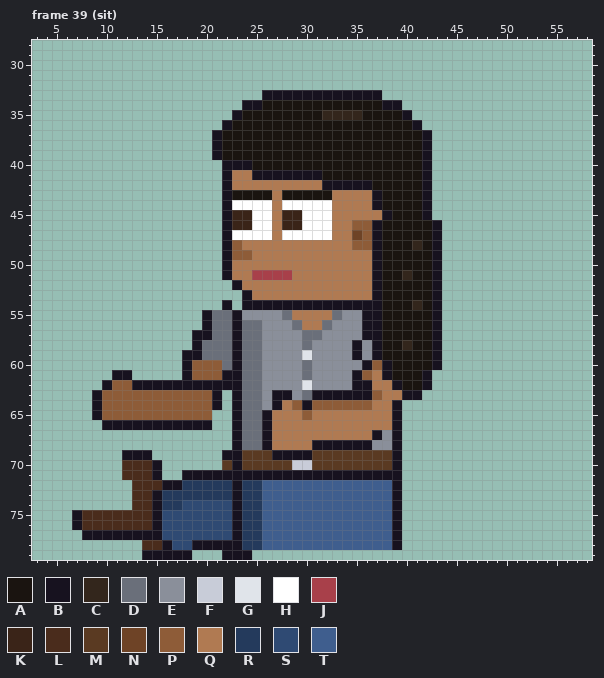
Two versions of one pixel-art file, sprites/expo/expo_priya_left_anim.aseprite. Above is the file before it was changed.
64x80 pixels, 85 frames. Colours within 5 levels of each other are drawn and written as one. Shown: frame 39 (sit): x 3..58, y 28..79. The commit also changed other frames, which this record leaves out.
Visible layers, top first: "Hair", "Face", "Watch", "Near Arm", "Collar", "Belt", "Shirt", "Body", "Back Arm", "Pants", "Shoes".
Palette (. is transparent): A #1a1410  B #17121f  C #33261c  D #6a6f7a  E #8a8f9a  F #c8ccd8  G #e0e4ea  H #ffffff  J #a8404a  K #3a2418  L #4a2c1c  M #5a3a22  N #6e4326  P #8e5c38  Q #b07a52  R #243a5c  S #2f4a73  T #3f5e8e
Pixels before, frame 39 (sit) (only the part around the change), first column x 17:
28 .......................................
29 .......................................
30 .......................................
31 .......................................
32 .......................................
33 .........BBBBBBBBBBBB..................
34 .......BBAAAAAAAAAAAABB................
35 ......BAAAAAAAACCCCAAAAB...............
36 .....BAAAAAAAAAAAAAAAAAAB..............
37 ....BAAAAAAAAAAAAAAAAAAAAB.............
38 ....BAAAAAAAAAAAAAAAAAAAAB.............
39 ....BAAAAAAAAAAAAAAAAAAAAB.............
40 .....BBBAAAAAAAAAAAAAAAAAB.............
41 .....BQQBBBBBBBAAAAAAAAAAB.............
42 .....BQQQQQQQQQBBBBBAAAAAB.............
43 .....BAAAAQAAAAAQQQQBAAAAB.............
44 .....BHHHHQHHHHHQQQQBAAAAB.............
45 .....BKKHHQKKHHHQQQQQBAAAB.............
46 .....BKKHHQKKHHHQQPPBAAAAAB............
47 .....BHHHHQHHHHHQQNPBAAAAAB............
48 .....BPQQQQQQQQQQQPPBAAACAB............
49 .....BPPQQQQQQQQQQQQBAAAAAB............
50 .....BQQQQQQQQQQQQQQBAAAAAB............
51 .....BQQJJJJQQQQQQQQBAACAAB............
52 ......BQQQQQQQQQQQQQBAAAAAB............
53 .......BQQQQQQQQQQQQBAAAAAB............
54 .....B.BBBBBBBBBBBBBBAAACAB............
55 ...BDDBEEEEDQQQQDEEBBAAAAAB............
56 ...BDDBDDEEEDQQDEEEBBAAAAAB............
57 ..BBDDBDDEEEEDDEEEEBBAAAAAB............
58 ..BDDDBDDEEEEDEEEEBEBAACAAB............
59 .BBDDDBDDEEEEGEEEEBEBAAAAAB............
60 .BPPPDBDDEEEEDEEEEEBPBAAAAB............
61 .BPPPBBDDEEEEDEEEEBPQBAAAB.............
62 BBBBBBBDDEEEEGEEEEBBQQBAAB.............
63 PPPPB.BDDEBBEDBBBBBBPQQBB..............
64 PPPPB.BDDEBQPBPPPPPPQQB................
65 PPPP..BDDBQQQPQQQQQQQQB................
66 BBBB..BDDBQQQQQQQQQQQQB................
67 ......BDDBQQQQQQQQQQBEB................
68 ......BDDBQQQQBBBBBBEEB................
69 .....BBMMMBBBBMMMMMMMMB................
70 .....MBMMMMMFFMMMMMMMMB................
71 .BBBBBBBBBBBBBBBBBBBBBB................
72 BRRRRRBRRTTTTTTTTTTTTTB................
73 RRRRRRBRRTTTTTTTTTTTTTB................
74 RSSSSSBRRTTTTTTTTTTTTTB................
75 SSSSSSBRRTTTTTTTTTTTTTB................
76 SSSSSSBRRTTTTTTTTTTTTTB................
77 SSSSSSBRRTTTTTTTTTTTTTB................
78 SSBBBBBRRTTTTTTTTTTTTTB................
79 BB...BBB...............................
The same view after the edit:
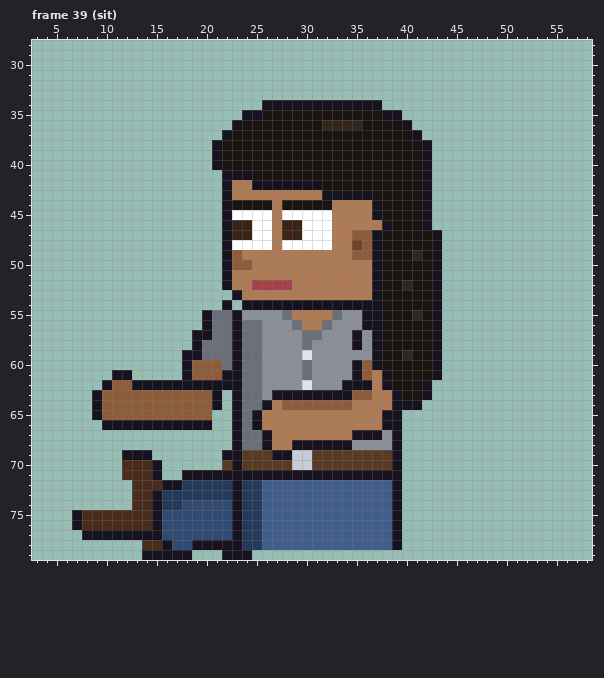
From old to new:
Frame 39 (sit):
y 33: x 26..37 BBBBBBBBBBBB -> ............
y 34: x 24..39 BBAAAAAAAAAAAABB -> ..BBBBBBBBBBBB..
y 35: x 23..25 BAA -> .BB; x 32..35 CCCC -> AAAA; x 38..40 AAB -> BB.
y 36: x 22..23 BA -> .B; x 32..35 AAAA -> CCCC; x 40..41 AB -> B.
y 37: x 21..22 BA -> .B; x 41..42 AB -> B.
y 40: x 21..24 .BBB -> BAAA
y 41: x 23..31 QQBBBBBBB -> BBAAAAAAA
y 42: x 25..36 QQQQQQQBBBBB -> BBBBBBBAAAAA
y 43: x 23..26 AAAA -> QQQQ; x 28..37 AAAAAQQQQB -> QQQQBBBBBA
y 44: x 23..26 HHHH -> AAAA; x 28..32 HHHHH -> AAAAA
y 45: x 23..24 KK -> HH; x 28..29 KK -> HH; x 37..38 QB -> BA
y 46: x 35..38 PPBA -> QQQB; x 42..43 AB -> B.
y 47: x 23..24 HH -> KK; x 28..29 HH -> KK; x 35 N -> P
y 48: x 23..26 PQQQ -> HHHH; x 28..32 QQQQQ -> HHHHH; x 35 P -> N; x 41 C -> A
y 49: x 24 P -> Q; x 35..36 QQ -> PP; x 41 A -> C
y 50: x 23..24 QQ -> PP
y 51: x 25..28 JJJJ -> QQQQ; x 40 C -> A
y 52: x 22..23 .B -> BQ; x 25..28 QQQQ -> JJJJ; x 40 A -> C
y 53: x 23..24 .B -> BQ
y 54: x 41 C -> A
y 55: x 41 A -> C
y 57: x 35..36 EB -> BE
y 58: x 40 C -> A
y 59: x 35 B -> E; x 40 A -> C
y 60: x 35..38 EBPB -> BPBA
y 61: x 42..43 B. -> AB
y 62: x 34 E -> B; x 38..39 QB -> BA
y 63: x 29..30 ED -> BB; x 35..37 BBP -> PPQ; x 39..42 QBB. -> BAAB
y 64: x 26..28 EBQ -> BQP; x 30 B -> P; x 35..36 PP -> QQ; x 40..41 .. -> BB
y 65: x 25..26 DB -> BQ; x 30 P -> Q; x 38 Q -> B
y 66: x 25..26 DB -> BQ; x 38 Q -> B
y 67: x 35..36 QQ -> BB
y 68: x 29..30 QQ -> BB; x 35..36 BB -> EE
y 69: x 29..30 BB -> FF
Changed places in both pictures, as pixel boxes (x1, y1, x2, y2):
changed: (212, 90, 442, 460)
